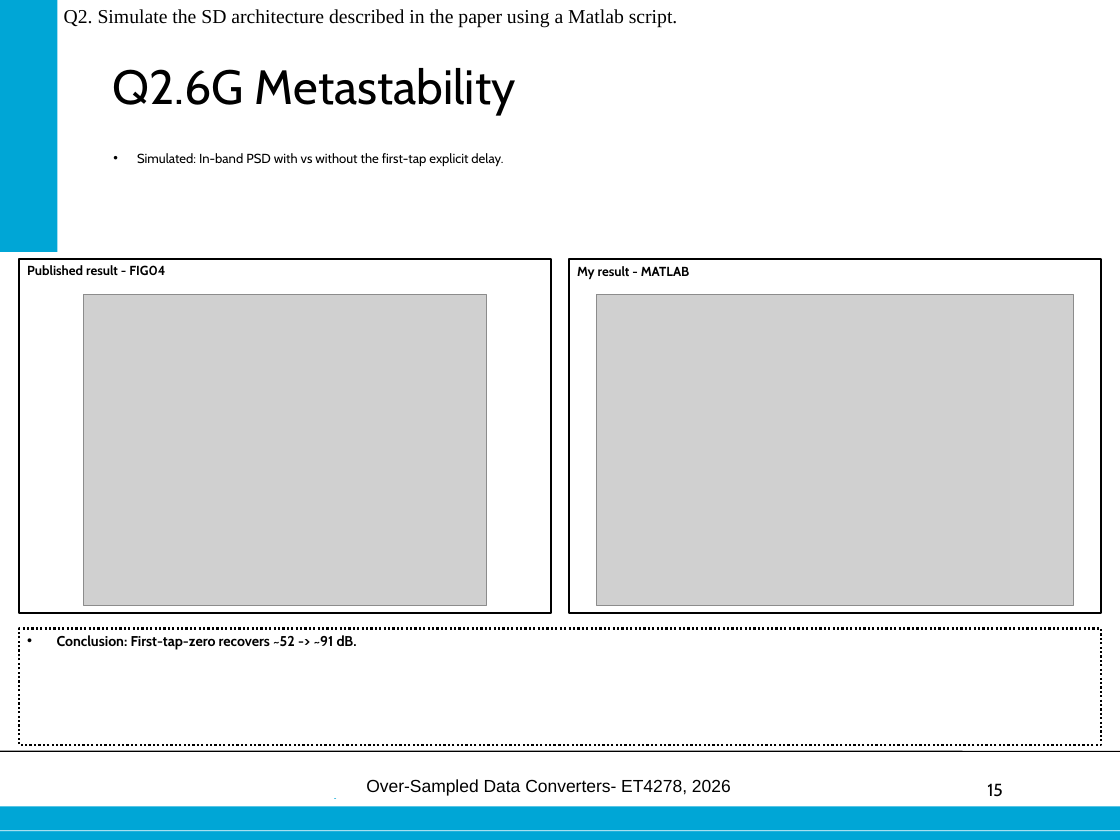
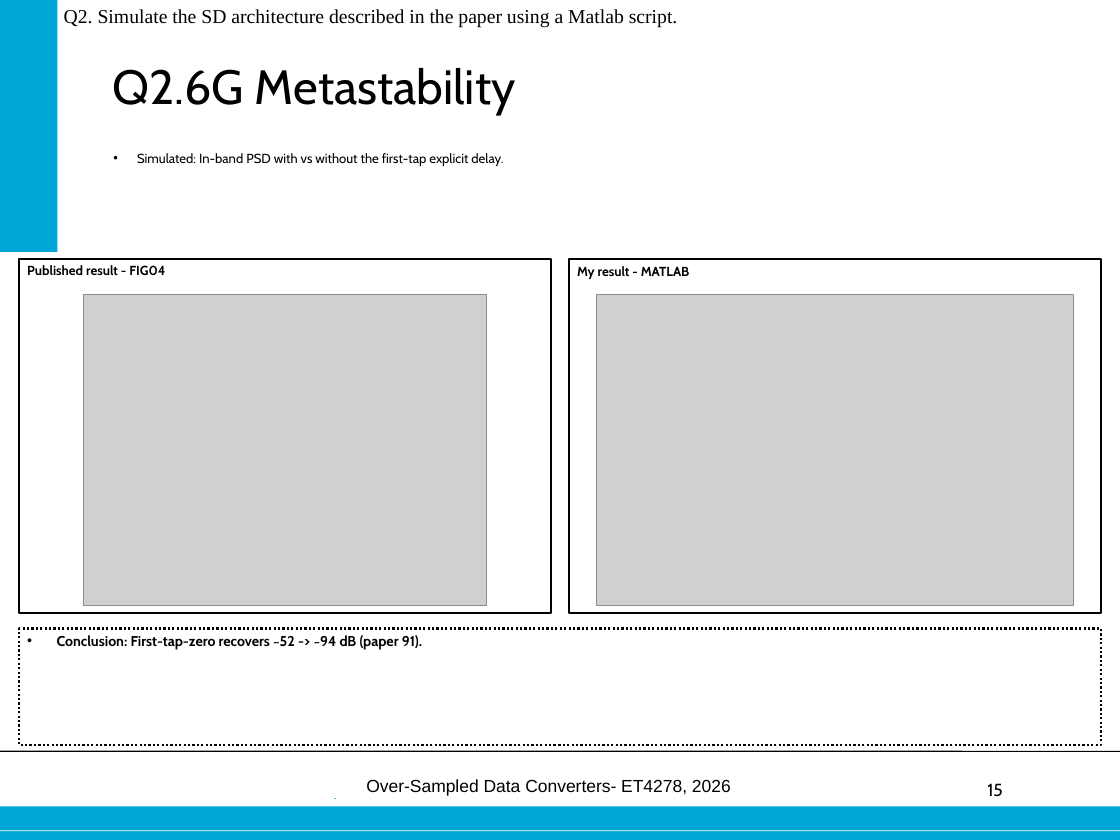
Before and after one commit to danieltyukov/tud-over-sampled-data-converters, a slide deck: slide 15 of practical-exam/Final_oral_exam_Daniel_Tyukov_5714699.pptx. Drawn at 1120x840 pixels with LibreOffice and Linux fonts; fonts in the diff are those of the drawing; grey boxes stand for pictures; background and template pictures are left out. Boxes give left, top, right and bottom in pixels: in the first picture for what was removed or moved away, otherwise in the second. Text is boxed around its words. In the diff, an @@ line names an element or a change of style, - is before the commit and + after.

```diff
--- a/practical-exam/Final_oral_exam_Daniel_Tyukov_5714699.pptx
+++ b/practical-exam/Final_oral_exam_Daniel_Tyukov_5714699.pptx
@@ text in rectangle at (57, 635, 422, 650): text changed @@
-• Conclusion: First-tap-zero recovers ~52 -> ~91 dB.
+• Conclusion: First-tap-zero recovers ~52 -> ~94 dB (paper 91).
```
Also in this commit, not shown: 5 other slides changed, 8 other files.
